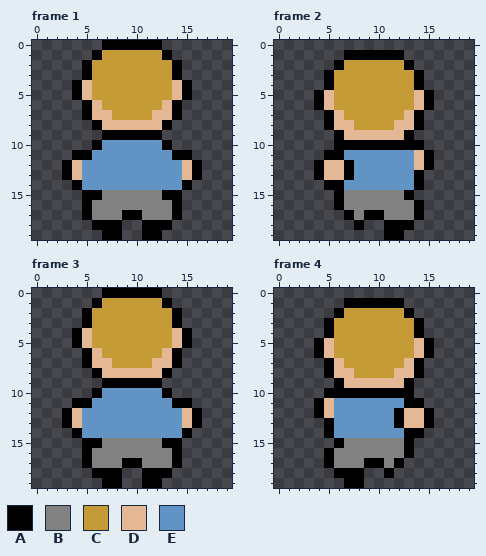
File history of a animated GIF sprite, data/sprites/models/player_b.gif. Above, as it was before the edit.
The file is 60x60 pixels, drawn in blocks of 3x3; one block is one cell here. Shown: frame 1, frame 2, frame 3, frame 4.
Palette (. is transparent): A #000000  B #818181  C #c59b37  D #e4b795  E #6194c5
Pixels before, frame 1, first column x 3:
 0 ....AAAAAA....
 1 ...ACCCCCCA...
 2 ..ACCCCCCCCA..
 3 ..ACCCCCCCCA..
 4 .ADCCCCCCCCDA.
 5 .ADCCCCCCCCDA.
 6 ..ADCCCCCCDA..
 7 ..ADDCCCCDDA..
 8 ...ADDDDDDA...
 9 ....AAAAAA....
10 ...AEEEEEEA...
11 .AAEEEEEEEEAA.
12 ADEEEEEEEEEEDA
13 ADEEEEEEEEEEDA
14 .AEEEEEEEEEEA.
15 ..AABBBBBBAA..
16 ..ABBBBBBBBA..
17 ..ABBBAABBBA..
18 ...AAA..AAA...
19 ....AA..AA....
Pixels before, frame 2, first column x 4:
 1 ...AAAAAA...
 2 ..ACCCCCCA..
 3 .ACCCCCCCCA.
 4 .ACCCCCCCCA.
 5 ADCCCCCCCCDA
 6 ADCCCCCCCCDA
 7 .ADCCCCCCDA.
 8 .ADDCCCCDDA.
 9 ..ADDDDDDA..
10 ..AAAAAAAAA.
11 .AAEEEEEEEDA
12 ADDAEEEEEEDA
13 ADDAEEEEEEA.
14 .AAEEEEEEEA.
15 ..ABBBBBBA..
16 ..ABBBBBBBA.
17 ...ABAABBBA.
18 ....A..AAA..
19 .......AA...
Pixels before, frame 3, first column x 3:
 0 ....AAAAAA....
 1 ...ACCCCCCA...
 2 ..ACCCCCCCCA..
 3 ..ACCCCCCCCA..
 4 .ADCCCCCCCCDA.
 5 .ADCCCCCCCCDA.
 6 ..ADCCCCCCDA..
 7 ..ADDCCCCDDA..
 8 ...ADDDDDDA...
 9 ....AAAAAA....
10 ...AEEEEEEA...
11 .AAEEEEEEEEAA.
12 ADEEEEEEEEEEDA
13 ADEEEEEEEEEEDA
14 .AEEEEEEEEEEA.
15 ..AABBBBBBAA..
16 ..ABBBBBBBBA..
17 ..ABBBAABBBA..
18 ...AAA..AAA...
19 ....AA..AA....
Pixels before, frame 4, first column x 4:
 1 ...AAAAAA...
 2 ..ACCCCCCA..
 3 .ACCCCCCCCA.
 4 .ACCCCCCCCA.
 5 ADCCCCCCCCDA
 6 ADCCCCCCCCDA
 7 .ADCCCCCCDA.
 8 .ADDCCCCDDA.
 9 ..ADDDDDDA..
10 .AAAAAAAAA..
11 ADEEEEEEEAA.
12 ADEEEEEEADDA
13 .AEEEEEEADDA
14 .AEEEEEEEAA.
15 ..ABBBBBBA..
16 .ABBBBBBBA..
17 .ABBBAABA...
18 ..AAA..A....
19 ...AA.......
The same view after the edit:
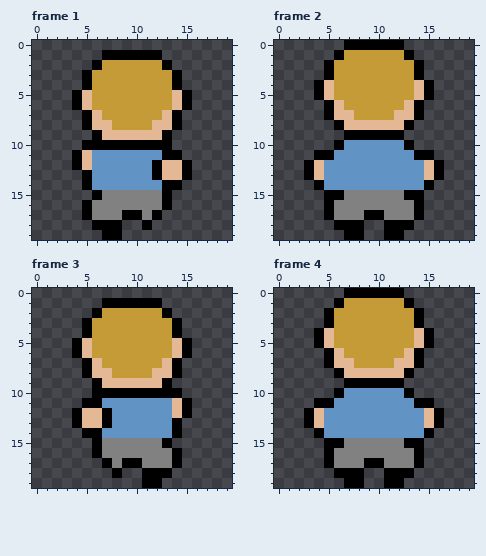
From old to new:
Frame 1:
y 0: x 7..12 AAAAAA -> ......
y 1: x 6..13 ACCCCCCA -> .AAAAAA.
y 2: x 5..6 AC -> .A; x 13..14 CA -> A.
y 4: x 4..5 AD -> .A; x 14..15 DA -> A.
y 6: x 4..6 .AD -> ADC; x 13..15 DA. -> CDA
y 7: x 7 D -> C; x 12 D -> C
y 8: x 5..6 .A -> AD; x 8..11 DDDD -> CCCC; x 13..14 A. -> DA
y 9: x 6..13 .AAAAAA. -> ADDDDDDA
y 10: x 5 . -> A; x 7..12 EEEEEE -> AAAAAA
y 11: x 5 A -> D; x 13 E -> A; x 15 A -> .
y 12: x 3..5 ADE -> .AD; x 12..16 EEEDA -> ADDA.
y 13: x 3..5 ADE -> ..A; x 12..16 EEEDA -> ADDA.
y 14: x 4..5 AE -> .A; x 13..15 EEA -> AA.
y 15: x 5 A -> .; x 14 A -> .
y 16: x 13..14 BA -> A.
y 17: x 12..14 BBA -> A..
y 18: x 12..13 AA -> ..
y 19: x 11..12 AA -> ..
Frame 2:
y 0: x 7..12 ...... -> AAAAAA
y 1: x 6..13 .AAAAAA. -> ACCCCCCA
y 2: x 5..6 .A -> AC; x 13..14 A. -> CA
y 4: x 4..5 .A -> AD; x 14..15 A. -> DA
y 6: x 4..6 ADC -> .AD; x 13..15 CDA -> DA.
y 7: x 7 C -> D; x 12 C -> D
y 8: x 5..6 AD -> .A; x 8..11 CCCC -> DDDD; x 13..14 DA -> A.
y 9: x 6..13 ADDDDDDA -> .AAAAAA.
y 10: x 7..12 AAAAAA -> EEEEEE; x 14 A -> .
y 11: x 4 . -> A; x 6 A -> E; x 14 D -> A
y 12: x 3..7 .ADDA -> ADEEE; x 14..16 DA. -> EDA
y 13: x 3..7 .ADDA -> ADEEE; x 14..16 A.. -> EDA
y 14: x 4..6 .AA -> AEE; x 14..15 A. -> EA
y 15: x 5 . -> A; x 14 . -> A
y 16: x 5..6 .A -> AB
y 17: x 5..7 ..A -> ABB
y 18: x 6..7 .. -> AA
y 19: x 7..8 .. -> AA
Frame 3:
y 0: x 7..12 AAAAAA -> ......
y 1: x 6..13 ACCCCCCA -> .AAAAAA.
y 2: x 5..6 AC -> .A; x 13..14 CA -> A.
y 4: x 4..5 AD -> .A; x 14..15 DA -> A.
y 6: x 4..6 .AD -> ADC; x 13..15 DA. -> CDA
y 7: x 7 D -> C; x 12 D -> C
y 8: x 5..6 .A -> AD; x 8..11 DDDD -> CCCC; x 13..14 A. -> DA
y 9: x 6..13 .AAAAAA. -> ADDDDDDA
y 10: x 7..12 EEEEEE -> AAAAAA; x 14 . -> A
y 11: x 4 A -> .; x 6 E -> A; x 14 A -> D
y 12: x 3..7 ADEEE -> .ADDA; x 14..16 EDA -> DA.
y 13: x 3..7 ADEEE -> .ADDA; x 14..16 EDA -> A..
y 14: x 4..6 AEE -> .AA; x 14..15 EA -> A.
y 15: x 5 A -> .; x 14 A -> .
y 16: x 5..6 AB -> .A
y 17: x 5..7 ABB -> ..A
y 18: x 6..7 AA -> ..
y 19: x 7..8 AA -> ..
Frame 4:
y 0: x 7..12 ...... -> AAAAAA
y 1: x 6..13 .AAAAAA. -> ACCCCCCA
y 2: x 5..6 .A -> AC; x 13..14 A. -> CA
y 4: x 4..5 .A -> AD; x 14..15 A. -> DA
y 6: x 4..6 ADC -> .AD; x 13..15 CDA -> DA.
y 7: x 7 C -> D; x 12 C -> D
y 8: x 5..6 AD -> .A; x 8..11 CCCC -> DDDD; x 13..14 DA -> A.
y 9: x 6..13 ADDDDDDA -> .AAAAAA.
y 10: x 5 A -> .; x 7..12 AAAAAA -> EEEEEE
y 11: x 5 D -> A; x 13 A -> E; x 15 . -> A
y 12: x 3..5 .AD -> ADE; x 12..16 ADDA. -> EEEDA
y 13: x 3..5 ..A -> ADE; x 12..16 ADDA. -> EEEDA
y 14: x 4..5 .A -> AE; x 13..15 AA. -> EEA
y 15: x 5 . -> A; x 14 . -> A
y 16: x 13..14 A. -> BA
y 17: x 12..14 A.. -> BBA
y 18: x 12..13 .. -> AA
y 19: x 11..12 .. -> AA
Changed places in both pictures, as pixel boxes (x1, y1, x2, y2):
changed: (62, 40, 202, 240)
changed: (304, 40, 444, 240)
changed: (62, 288, 202, 488)
changed: (304, 288, 444, 488)
